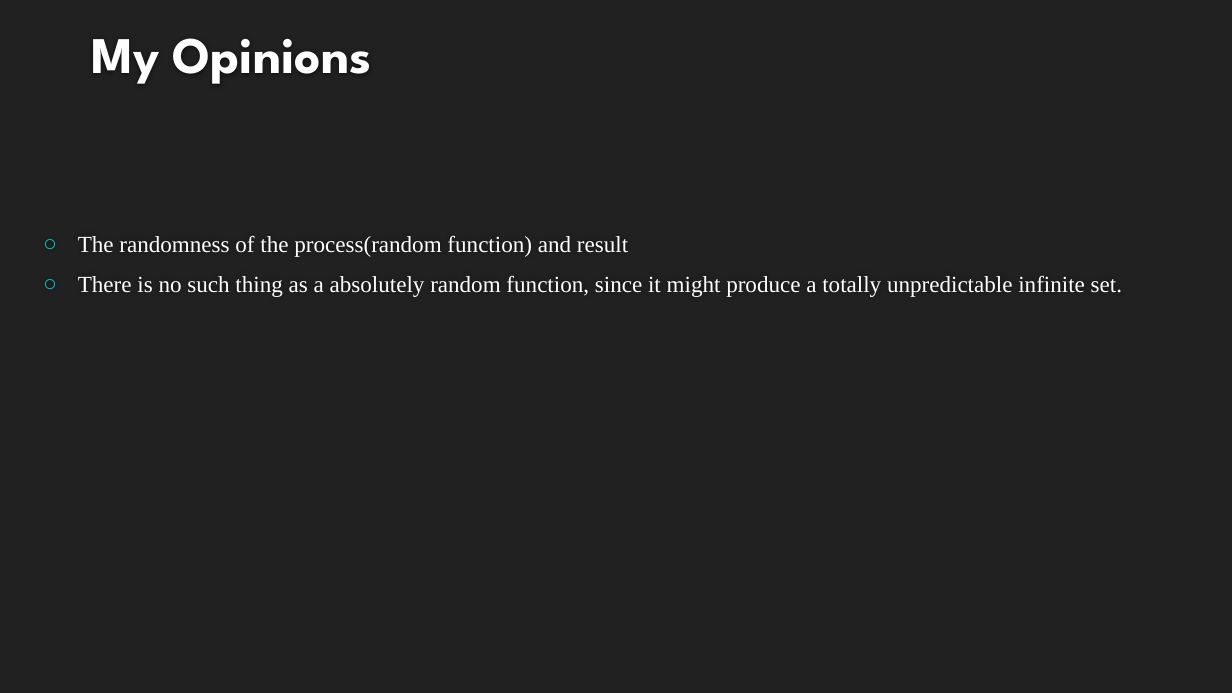
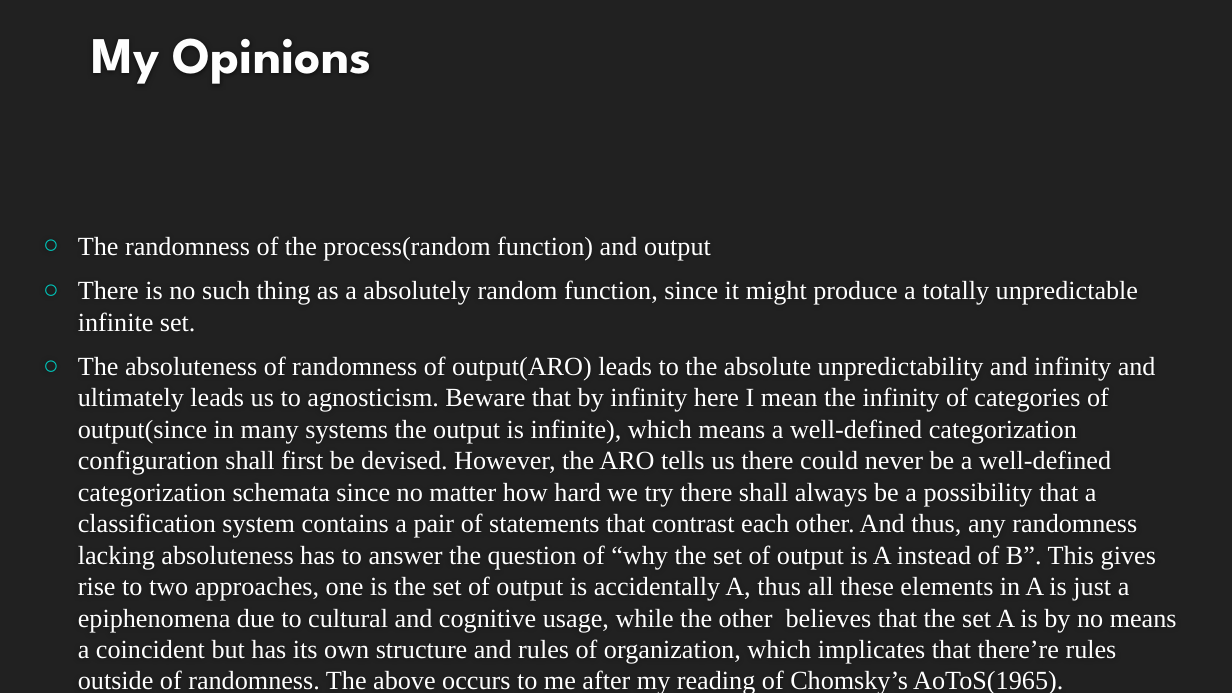
Before and after one commit to HGMT96/my-materials, a slide deck: slide 4 of 概率论/随机性的五个量度.pptx. Drawn at 1232x693 pixels with LibreOffice and Linux fonts; fonts in the diff are those of the drawing; background and template pictures are left out. Boxes give left, top, right and bottom in pixels: in the first picture for what was removed or moved away, otherwise in the second. Text is boxed around its words. In the diff, an @@ line names an element or a change of style, - is before the commit and + after.

```diff
--- a/概率论/随机性的五个量度.pptx
+++ b/概率论/随机性的五个量度.pptx
@@ text at bbox=[78, 236, 711, 261]: text changed; size 18 to 20.4 pt @@
-○ The randomness of the process(random function) and result
+○ The randomness of the process(random function) and output
@@ text at bbox=[78, 280, 1138, 332]: size 18 to 20.4 pt in "There is no such thing as a ..." @@
@@ text at bbox=[78, 356, 1177, 664]: paragraph added @@
+○ The absoluteness of randomness of output(ARO) leads to the absolute unpredictability and infinity and ultimately leads us to agnosticism. Beware that by infinity here I mean the infinity of categories of output(since in many systems the output is infinite), which means a well-defined categorization configuration shall first be devised. However, the ARO tells us there could never be a well-defined categorization schemata since no matter how hard we try there shall always be a possibility that a classification system contains a pair of statements that contrast each other. And thus, any randomness lacking absoluteness has to answer the question of “why the set of output is A instead of B”. This gives rise to two approaches, one is the set of output is accidentally A, thus all these elements in A is just a epiphenomena due to cultural and cognitive usage, while the other believes that the set A is by no means a coincident but has its own structure and rules of organization, which implicates that there’re rules outside of randomness. The above occurs to me after my reading of Chomsky’s AoToS(1965).
```
Also in this commit, not shown: 3 slides added, 1 other file.
